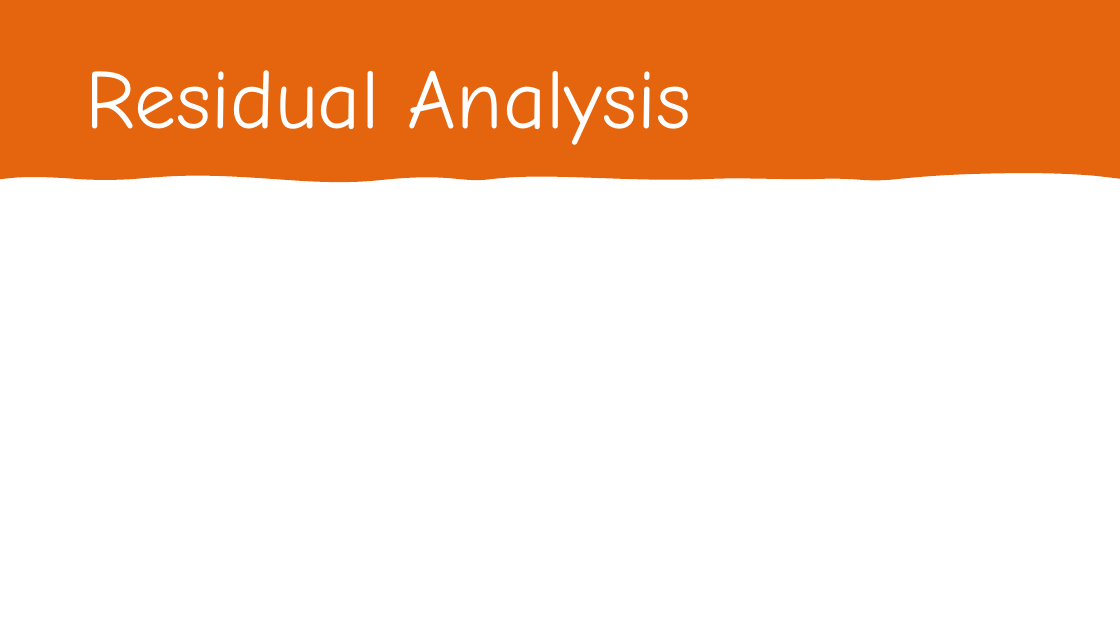
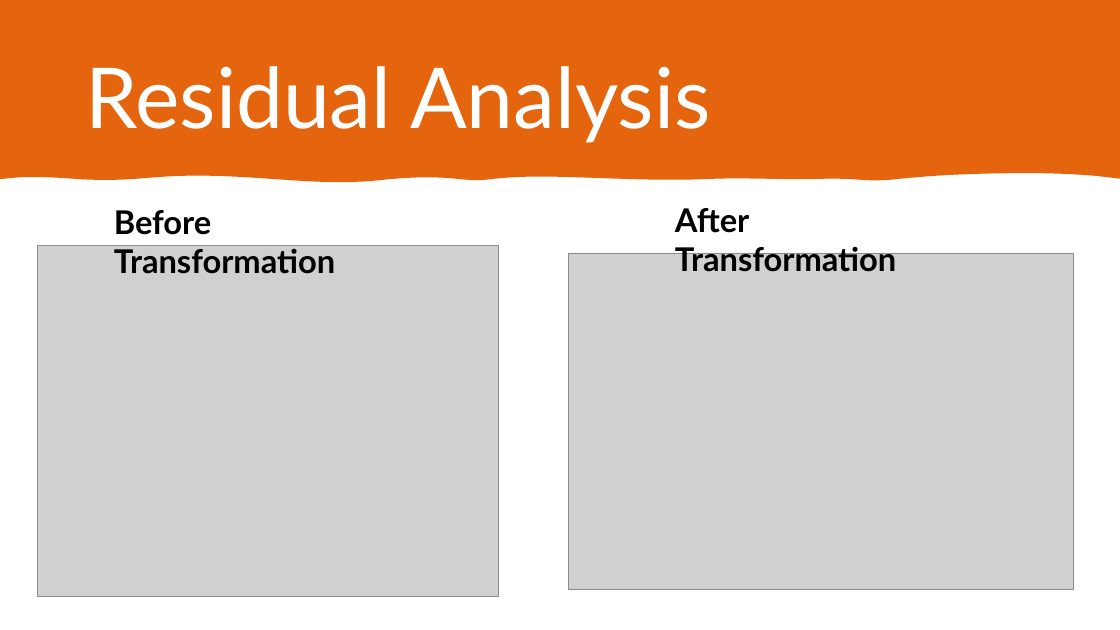
Before and after one commit to soodrk/R-Predict-Diabetes-using-Logistic-Regression, a slide deck: slide 13 of Diabetes prediction using logistic regression.pptx (slide 11 before the commit). Drawn at 1120x630 pixels with LibreOffice and Linux fonts; fonts in the diff are those of the drawing; grey boxes stand for pictures. Boxes give left, top, right and bottom in pixels: in the first picture for what was removed or moved away, otherwise in the second. Text is boxed around its words. In the diff, an @@ line names an element or a change of style, - is before the commit and + after.

```diff
--- a/Diabetes prediction using logistic regression.pptx
+++ b/Diabetes prediction using logistic regression.pptx
@@ title "Residual Analysis" at (85, 66, 711, 143): font Comic Neue to Lato @@
@@ text added at (675, 208, 896, 272), 28 pt, text #000000, bold @@
+After Transformation
@@ text added at (114, 210, 335, 274), 28 pt, text #000000, bold @@
+Before Transformation
@@ picture added at (38, 245, 498, 597) @@
@@ picture added at (569, 253, 1074, 589) @@
```
Also in this commit, not shown: 10 other slides changed, 7 slides added, 2 slides removed.
